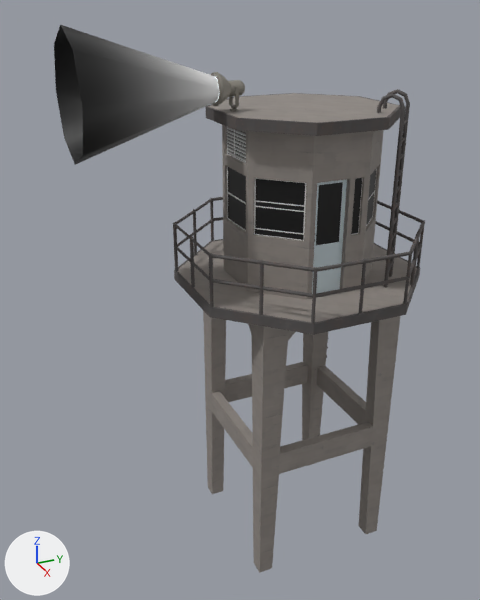
Renders of the glTF model Blends/building-guard-tower.glb from each side of a commit.
One viewpoint serves both versions: a 50 mm lens placed at (10.96, -6.22, 11.23), pointed at (-0.21, -1.19, 5.64). The lights are fixed; the arrows at lower left show +X, +Y and +Z. Where no turn or scale is listed for an object, it has been applied to the vertices.

Objects in the first picture: 'building-guard-tower', 'fx-spot-light-shaft', 'prop-spot-light', 'prop-spot-light-base'.
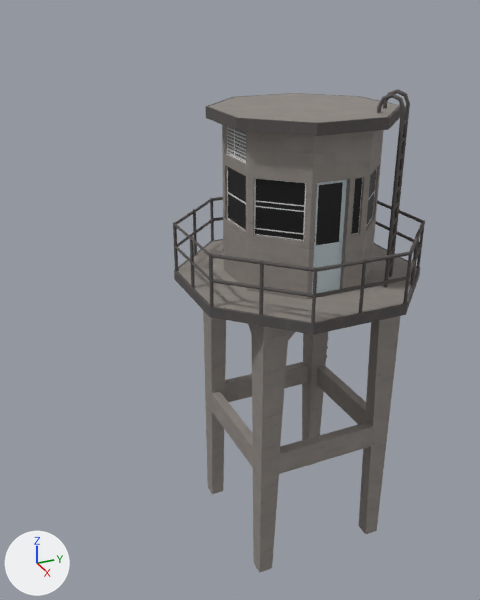
What differs and where, as boxes (x1, y1, x2, y2) in the pictures (480 x 600 px):
'fx-spot-light-shaft', deleted: before (54, 25, 219, 165)
'prop-spot-light', deleted: before (210, 72, 245, 106)
'prop-spot-light-base', deleted: before (229, 86, 239, 112)

Diff of the bpy script that builds the scene:
```diff
--- a/Blends/building-guard-tower.glb.py
+++ b/Blends/building-guard-tower.glb.py
@@ ob_prop_spot_light_base @@
-ob_prop_spot_light_base = bpy.data.objects.new('prop-spot-light-base', me_prop_spot_light_base)
-ob_prop_spot_light_base.location = (0.0, -1.4, 9.42)
@@ ob_prop_spot_light @@
-ob_prop_spot_light = bpy.data.objects.new('prop-spot-light', me_prop_spot_light)
-ob_prop_spot_light.location = (0.0, -1.4, 9.78)
@@ ob_fx_spot_light_shaft @@
-ob_fx_spot_light_shaft = bpy.data.objects.new('fx-spot-light-shaft', me_fx_spot_light_shaft)
-ob_fx_spot_light_shaft.location = (0.0, -1.4, 9.78)
```
